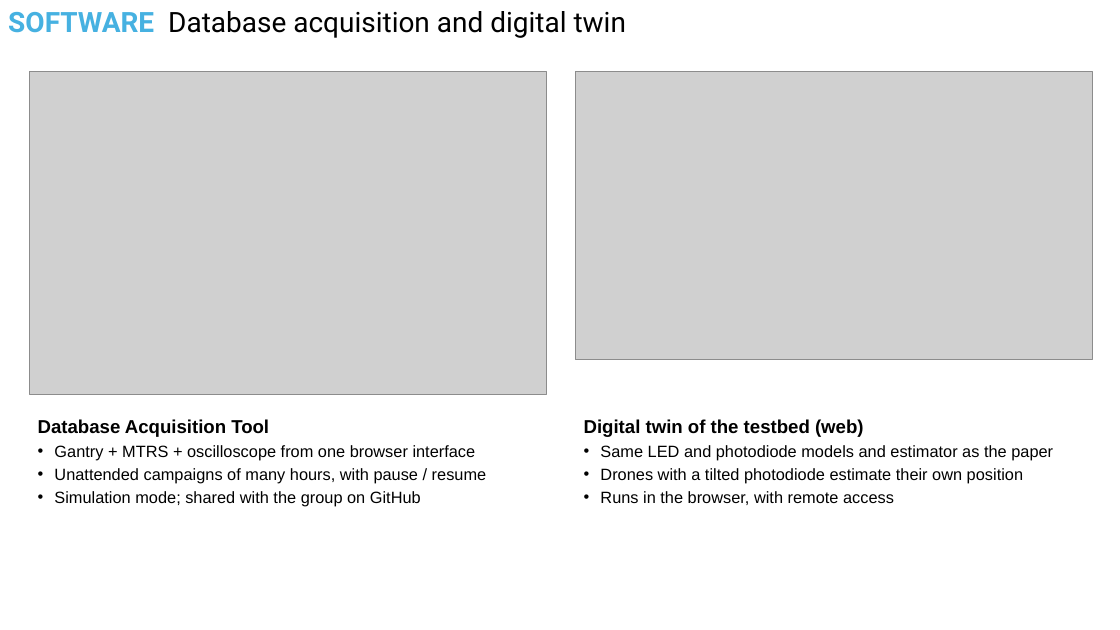
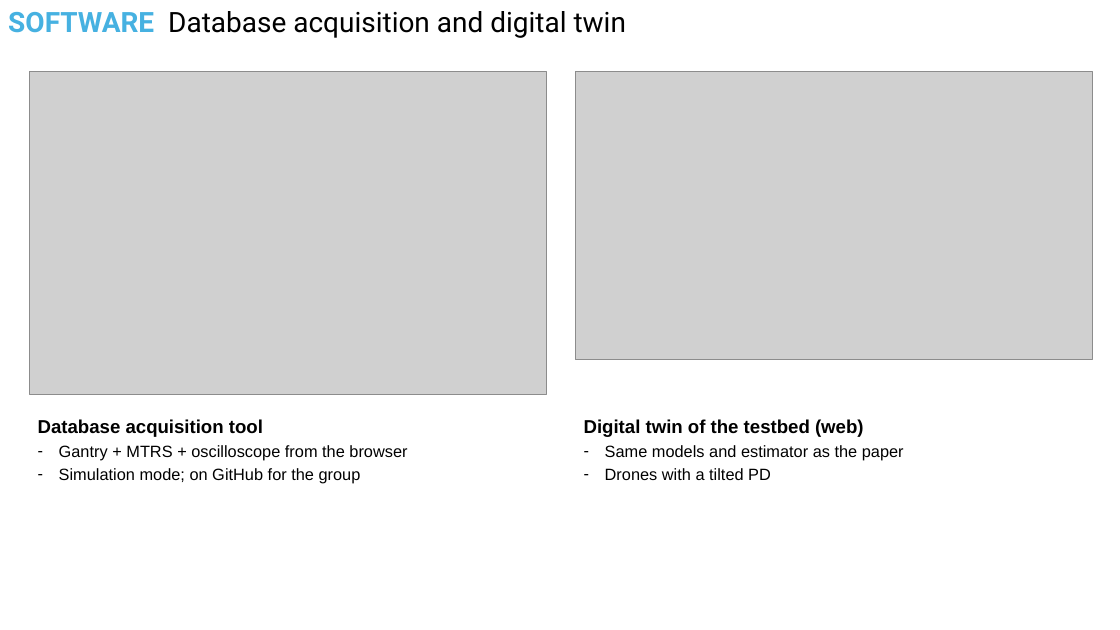
Before and after one commit to kevin-acuna/simulation_VLP, a slide deck: slide 4 of CAMBRIDGE/PPTs/2026-11-24 Final meeting - Visit summary.pptx. Drawn at 1120x630 pixels with LibreOffice and Linux fonts; fonts in the diff are those of the drawing; grey boxes stand for pictures. Boxes give left, top, right and bottom in pixels: in the first picture for what was removed or moved away, otherwise in the second. Text is boxed around its words. In the diff, an @@ line names an element or a change of style, - is before the commit and + after.

```diff
--- a/CAMBRIDGE/PPTs/2026-11-24 Final meeting - Visit summary.pptx
+++ b/CAMBRIDGE/PPTs/2026-11-24 Final meeting - Visit summary.pptx
@@ text at box(38, 419, 407, 484): text changed @@
-Database Acquisition Tool
-• Gantry + MTRS + oscilloscope from one browser interface
-• Unattended campaigns of many hours, with pause / resume
-• Simulation mode; shared with the group on GitHub
+Database acquisition tool
+– Gantry + MTRS + oscilloscope from the browser
+– Simulation mode; on GitHub for the group
@@ text at box(605, 445, 904, 480): text changed @@
-• Same LED and photodiode models and estimator as the paper
-• Drones with a tilted photodiode estimate their own position
-• Runs in the browser, with remote access
+– Same models and estimator as the paper
+– Drones with a tilted PD
```
Also in this commit, not shown: 4 other slides changed, 3 slides added, 2 slides removed, 18 other files.
